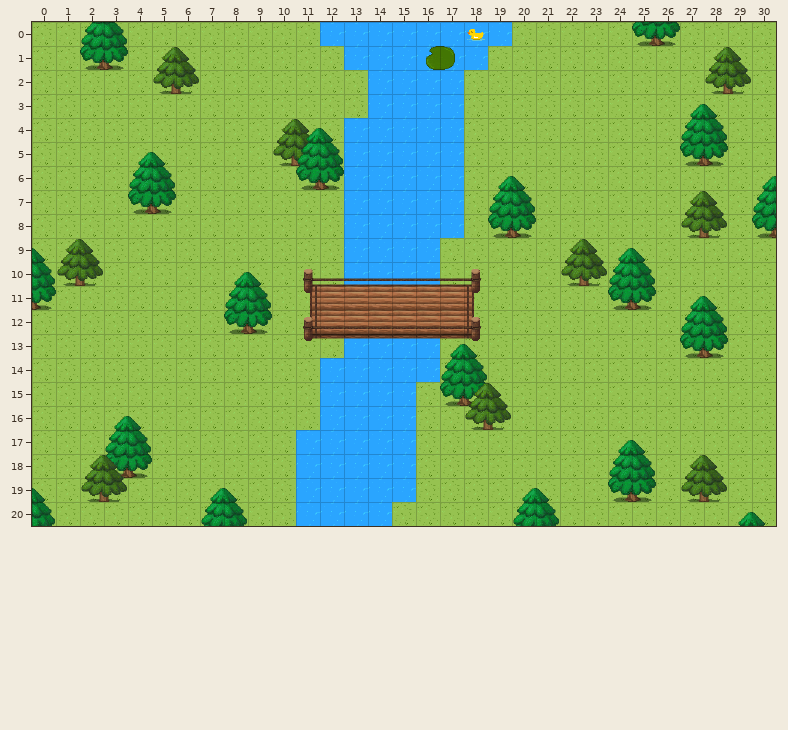
Tiled map (JSON): map.tmj. The picture above was drawn from the file before the commit.
Cells are 32x32 px. Shown: x 0..30, y 0..20.
New version:
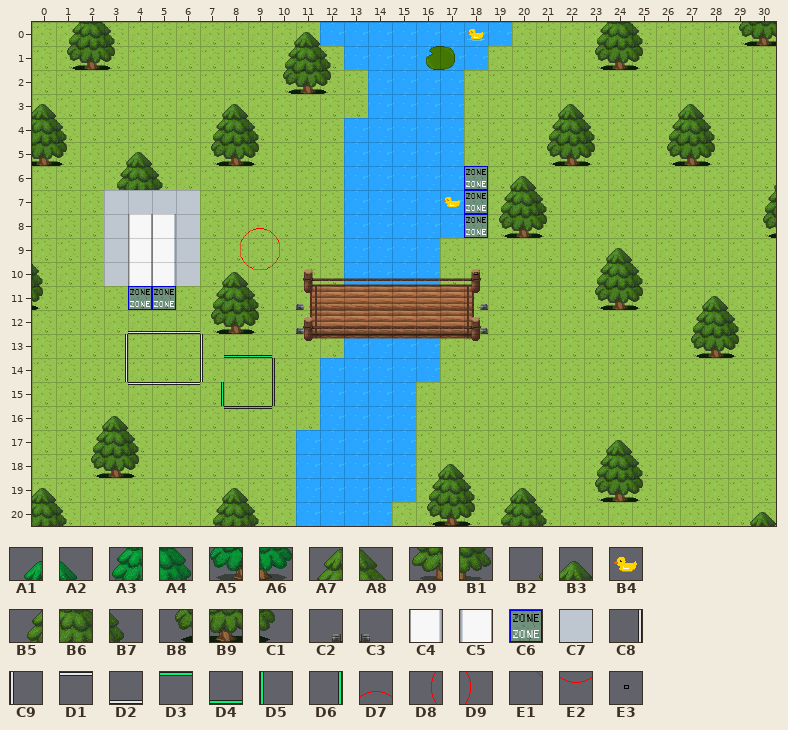
Key: from "WA_Exterior": A1 281, A2 282, A3 306, A4 307, A5 331, A6 332, A7 334, A8 335, A9 359, B1 360; from "WA_Exterior_custom": B2 350, B3 351, B4 366, B5 375, B6 376, B7 377, B8 400, B9 401, C1 402, C2 777, C3 778; from "WA_Room_Builder": C4 808, C5 808 turned 180; from "WA_Special_Zones": C6 7; from "WA_Tables": C7 19; from "WA_User_Interface": C8 142, C9 142 turned 180, D1 142 turned 270, D2 142 turned 90, D3 165, D4 166, D5 167, D6 168; from "anime vinyl test": D7 58, D8 66, D9 68, E1 75, E2 76; from "anime_test": E3 0.
__ is an empty cell, ## one hidden under a higher layer, .. an unchanged one.
Tiles of an added or newly shown layer are drawn over the layers below it.
See-through tiles are keyed as they look on the map.
Edits made:
--- layer "Decors_test/open_door" (now shown)
@@ x 11..18 @@
-11 __ .. .. .. .. .. .. __
-12 __ .. .. .. .. .. .. __
+11 C3 .. .. .. .. .. .. C2
+12 C3 .. .. .. .. .. .. C2
--- layer "Decors_test/Arbre"
@@ x 0..30 @@
- 0 .. .. A3 A4 .. .. .. .. .. .. .. .. .. .. .. .. .. .. .. .. .. .. .. .. .. A5 A6 .. .. __ __
- 1 .. __ A5 A6 .. .. .. .. .. .. .. .. .. .. .. .. .. .. .. .. .. .. .. __ __ __ .. .. .. .. ..
- 2 .. .. .. .. .. .. .. .. .. .. __ __ __ .. .. .. .. .. .. .. .. .. .. .. .. .. .. .. .. .. ..
- 3 .. .. .. .. .. .. .. .. .. .. .. .. .. .. .. .. .. .. .. .. .. .. .. .. .. .. .. A1 A2 .. ..
- 4 .. .. .. .. .. .. .. .. .. .. A7 A8 .. .. .. .. .. .. .. .. .. .. .. .. .. .. .. A3 A4 .. ..
- 5 __ __ .. .. A1 A2 .. __ __ __ A9 B1 .. .. .. .. .. .. .. .. .. __ __ __ .. .. __ A5 A6 .. ..
- 6 .. .. .. .. A3 A4 .. .. .. .. .. .. .. .. .. .. .. .. .. A1 A2 .. .. .. .. .. .. .. .. .. A1
- 7 .. .. .. .. A5 A6 .. .. .. .. .. .. .. .. .. .. .. .. .. A3 A4 .. .. .. .. .. .. .. .. .. A3
- 8 .. .. .. .. .. .. .. .. .. .. .. .. .. .. .. .. .. .. .. A5 A6 __ .. .. .. .. .. .. .. .. A5
- 9 A2 .. .. .. .. .. .. .. .. .. .. .. .. .. .. .. .. .. .. .. .. .. .. .. A1 A2 .. .. .. .. ..
-10 A4 .. .. .. .. .. .. .. A1 A2 .. .. .. .. .. .. .. .. .. .. .. .. .. .. A3 A4 .. .. .. .. ..
-11 A6 .. .. .. .. .. .. .. A3 A4 .. .. .. .. .. .. .. .. .. .. .. .. .. __ A5 A6 .. A1 A2 .. ..
-12 .. .. .. .. .. .. .. __ A5 A6 .. .. .. .. .. .. .. .. .. .. .. .. .. .. .. .. .. A3 A4 .. ..
-13 .. .. .. .. .. .. .. .. .. .. .. .. .. .. .. .. .. A1 A2 .. .. .. .. .. .. .. .. A5 A6 __ ..
-14 .. .. .. .. .. .. .. .. .. .. .. .. .. .. .. .. .. A3 A4 .. .. .. .. .. .. .. .. .. .. .. ..
-15 .. .. .. .. .. .. .. .. .. .. .. .. .. .. .. .. .. A5 A6 .. .. .. .. .. .. .. .. .. .. .. ..
-16 .. .. .. A1 A2 .. .. .. .. .. .. .. .. .. .. .. .. .. .. .. .. .. .. .. .. .. .. .. .. .. ..
-17 .. .. .. A3 A4 .. .. .. .. .. .. .. .. .. .. .. .. .. .. .. .. .. .. .. A1 A2 .. .. .. .. ..
-18 .. .. __ A5 A6 .. .. .. .. .. .. .. .. .. .. .. .. .. .. .. .. .. .. .. A3 A4 .. .. .. .. ..
-19 A2 .. .. .. .. .. .. A1 A2 .. .. .. .. .. .. .. .. .. .. .. A1 A2 .. __ A5 A6 .. .. .. .. ..
-20 A4 .. .. .. .. .. .. A3 A4 .. .. .. .. .. .. .. __ __ __ .. A3 A4 .. .. .. .. .. .. .. A1 A2
+ 0 .. .. __ __ .. .. .. .. .. .. .. .. .. .. .. .. .. .. .. .. .. .. .. .. .. __ __ .. .. B8 B9
+ 1 .. B8 B9 C1 .. .. .. .. .. .. .. .. .. .. .. .. .. .. .. .. .. .. .. B8 B9 C1 .. .. .. .. ..
+ 2 .. .. .. .. .. .. .. .. .. .. B8 B9 C1 .. .. .. .. .. .. .. .. .. .. .. .. .. .. .. .. .. ..
+ 3 .. .. .. .. .. .. .. .. .. .. .. .. .. .. .. .. .. .. .. .. .. .. .. .. .. .. .. __ __ .. ..
+ 4 .. .. .. .. .. .. .. .. .. .. __ __ .. .. .. .. .. .. .. .. .. .. .. .. .. .. .. __ __ .. ..
+ 5 B9 C1 .. .. __ __ .. B8 B9 C1 __ __ .. .. .. .. .. .. .. .. .. B8 B9 C1 .. .. B8 B9 C1 .. ..
+ 6 .. .. .. .. __ __ .. .. .. .. .. .. .. .. .. .. .. .. .. __ __ .. .. .. .. .. .. .. .. .. __
+ 7 .. .. .. .. ## ## .. .. .. .. .. .. .. .. .. .. .. .. .. __ __ .. .. .. .. .. .. .. .. .. __
+ 8 .. .. .. .. .. .. .. .. .. .. .. .. .. .. .. .. .. .. .. B8 B9 C1 .. .. .. .. .. .. .. .. B8
+ 9 __ .. .. .. .. .. .. .. .. .. .. .. .. .. .. .. .. .. .. .. .. .. .. .. __ __ .. .. .. .. ..
+10 __ .. .. .. .. .. .. .. __ __ .. .. .. .. .. .. .. .. .. .. .. .. .. .. __ __ .. .. .. .. ..
+11 C1 .. .. .. .. .. .. .. __ __ .. .. .. .. .. .. .. .. .. .. .. .. .. B8 B9 C1 .. __ __ .. ..
+12 .. .. .. .. .. .. .. B8 B9 C1 .. .. .. .. .. .. .. .. .. .. .. .. .. .. .. .. .. __ __ .. ..
+13 .. .. .. .. .. .. .. .. .. .. .. .. .. .. .. .. .. __ __ .. .. .. .. .. .. .. .. B8 B9 C1 ..
+14 .. .. .. .. .. .. .. .. .. .. .. .. .. .. .. .. .. __ __ .. .. .. .. .. .. .. .. .. .. .. ..
+15 .. .. .. .. .. .. .. .. .. .. .. .. .. .. .. .. .. __ __ .. .. .. .. .. .. .. .. .. .. .. ..
+16 .. .. .. __ __ .. .. .. .. .. .. .. .. .. .. .. .. .. .. .. .. .. .. .. .. .. .. .. .. .. ..
+17 .. .. .. __ __ .. .. .. .. .. .. .. .. .. .. .. .. .. .. .. .. .. .. .. __ __ .. .. .. .. ..
+18 .. .. B8 B9 C1 .. .. .. .. .. .. .. .. .. .. .. .. .. .. .. .. .. .. .. __ __ .. .. .. .. ..
+19 __ .. .. .. .. .. .. __ __ .. .. .. .. .. .. .. .. .. .. .. __ __ .. B8 B9 C1 .. .. .. .. ..
+20 __ .. .. .. .. .. .. __ __ .. .. .. .. .. .. .. B8 B9 C1 .. __ __ .. .. .. .. .. .. .. __ __
--- layer "Arbre_2"
@@ x 0..30 @@
- 0 .. __ __ __ .. .. .. .. .. .. __ __ .. .. .. .. .. .. .. .. .. .. .. __ __ __ .. .. .. .. ..
- 1 .. .. .. .. .. A7 A8 .. .. .. __ __ __ .. .. .. .. .. .. .. .. .. .. .. .. .. .. .. A7 A8 ..
- 2 .. .. .. .. .. A9 B1 .. .. .. .. .. .. .. .. .. .. .. .. .. .. .. .. .. .. .. .. .. A9 B1 ..
- 3 __ .. .. .. .. .. .. __ __ .. .. .. .. .. .. .. .. .. .. .. .. __ __ .. .. .. __ __ .. .. ..
- 4 __ __ .. .. .. .. .. __ __ __ .. A1 A2 .. .. .. .. .. .. .. .. __ __ __ .. .. __ __ __ .. ..
- 5 .. .. .. __ __ .. .. .. .. .. .. A3 A4 .. .. .. .. .. .. .. .. .. .. .. .. .. .. .. .. .. ..
- 6 .. .. .. __ __ __ .. .. .. .. .. A5 A6 .. .. .. .. .. .. __ __ .. .. .. .. .. .. .. .. .. __
- 7 .. .. .. .. .. .. .. .. .. .. .. .. .. .. .. .. .. .. .. __ __ __ .. .. .. .. .. A7 A8 .. __
- 8 .. .. .. .. .. .. .. .. .. .. .. .. .. .. .. .. .. .. .. .. .. .. .. .. .. .. .. A9 B1 .. ..
- 9 .. A7 A8 .. .. .. .. .. .. .. .. .. .. .. .. .. .. .. .. .. .. .. A7 A8 __ .. .. .. .. .. ..
-10 __ A9 B1 .. .. .. .. __ __ .. .. .. .. .. .. .. .. .. .. .. .. .. A9 B1 __ __ .. .. .. .. ..
-11 .. .. .. .. .. .. .. __ __ __ .. .. .. .. .. .. .. .. .. .. .. .. .. .. .. .. .. __ __ .. ..
-12 .. .. .. .. .. .. .. .. .. .. .. .. .. .. .. .. .. .. .. .. .. .. .. .. .. .. .. __ __ __ ..
+ 0 .. B5 B6 B7 .. .. .. .. .. .. B2 B3 .. .. .. .. .. .. .. .. .. .. .. B5 B6 B7 .. .. .. .. ..
+ 1 .. .. .. .. .. __ __ .. .. .. B5 B6 B7 .. .. .. .. .. .. .. .. .. .. .. .. .. .. .. __ __ ..
+ 2 .. .. .. .. .. __ __ .. .. .. .. .. .. .. .. .. .. .. .. .. .. .. .. .. .. .. .. .. __ __ ..
+ 3 B3 .. .. .. .. .. .. B2 B3 .. .. .. .. .. .. .. .. .. .. .. .. B2 B3 .. .. .. B2 B3 .. .. ..
+ 4 B6 B7 .. .. .. .. .. B5 B6 B7 .. __ __ .. .. .. .. .. .. .. .. B5 B6 B7 .. .. B5 B6 B7 .. ..
+ 5 .. .. .. B2 B3 .. .. .. .. .. .. __ __ .. .. .. .. .. .. .. .. .. .. .. .. .. .. .. .. .. ..
+ 6 .. .. .. B5 B6 B7 .. .. .. .. .. __ __ .. .. .. .. .. .. B2 B3 .. .. .. .. .. .. .. .. .. B2
+ 7 .. .. .. .. .. .. .. .. .. .. .. .. .. .. .. .. .. .. .. B5 B6 B7 .. .. .. .. .. __ __ .. B5
+ 8 .. .. .. .. .. .. .. .. .. .. .. .. .. .. .. .. .. .. .. .. .. .. .. .. .. .. .. __ __ .. ..
+ 9 .. __ __ .. .. .. .. .. .. .. .. .. .. .. .. .. .. .. .. .. .. .. __ B2 B3 .. .. .. .. .. ..
+10 B7 __ __ .. .. .. .. B2 B3 .. .. .. .. .. .. .. .. .. .. .. .. .. __ B5 B6 B7 .. .. .. .. ..
+11 .. .. .. .. .. .. .. B5 B6 B7 .. .. .. .. .. .. .. .. .. .. .. .. .. .. .. .. .. B2 B3 .. ..
+12 .. .. .. .. .. .. .. .. .. .. .. .. .. .. .. .. .. .. .. .. .. .. .. .. .. .. .. B5 B6 B7 ..
@@ x 0..30 @@
-15 .. .. .. .. .. .. .. .. .. .. .. .. .. .. .. .. .. .. A7 A8 .. .. .. .. .. .. .. .. .. .. ..
-16 .. .. __ __ .. .. .. .. .. .. .. .. .. .. .. .. .. .. A9 B1 .. .. .. .. .. .. .. .. .. .. ..
-17 .. .. __ __ __ .. .. .. .. .. .. .. .. .. .. .. .. .. .. .. .. .. .. __ __ .. .. .. .. .. ..
-18 .. .. A7 A8 .. .. .. .. .. .. .. .. .. .. .. .. __ __ .. .. .. .. .. __ __ __ .. A7 A8 .. ..
-19 __ .. A9 B1 .. .. .. __ __ .. .. .. .. .. .. .. __ __ __ __ __ .. .. .. .. .. .. A9 B1 .. ..
-20 __ __ .. .. .. .. .. __ __ __ .. .. .. .. .. .. .. .. .. __ __ __ .. .. .. .. .. .. .. __ __
+15 .. .. .. .. .. .. .. .. .. .. .. .. .. .. .. .. .. .. __ __ .. .. .. .. .. .. .. .. .. .. ..
+16 .. .. B2 B3 .. .. .. .. .. .. .. .. .. .. .. .. .. .. __ __ .. .. .. .. .. .. .. .. .. .. ..
+17 .. .. B5 B6 B7 .. .. .. .. .. .. .. .. .. .. .. .. .. .. .. .. .. .. B2 B3 .. .. .. .. .. ..
+18 .. .. __ __ .. .. .. .. .. .. .. .. .. .. .. .. B2 B3 .. .. .. .. .. B5 B6 B7 .. __ __ .. ..
+19 B3 .. __ __ .. .. .. B2 B3 .. .. .. .. .. .. .. B5 B6 B7 B2 B3 .. .. .. .. .. .. __ __ .. ..
+20 B6 B7 .. .. .. .. .. B5 B6 B7 .. .. .. .. .. .. .. .. .. B5 B6 B7 .. .. .. .. .. .. .. B2 B3
--- layer "Anim" (added)
@@ x 18..18 @@
-10 __
+10 E3
--- layer "PNJ/PNJ_Anim" (added)
@@ x 17..17 @@
- 7 __
+ 7 B4
--- layer "PNJ/PNJ_Trigger" (added)
@@ x 18..18 @@
- 6 __
- 7 __
- 8 __
+ 6 C6
+ 7 C6
+ 8 C6
@@ x 3..10 @@
-12 .. __ __ __ .. .. .. ..
-13 __ .. .. .. __ __ __ ..
-14 __ .. .. .. __ .. .. __
-15 .. __ __ __ __ .. .. __
-16 .. .. .. .. .. __ __ ..
+12 .. D2 D2 D2 .. .. .. ..
+13 C8 .. .. .. C9 D4 D4 ..
+14 C8 .. .. .. C9 .. .. D5
+15 .. D1 D1 D1 D6 .. .. D5
+16 .. .. .. .. .. D3 D3 ..
--- layer "Ascenseur/Porteascen_ferme" (added)
@@ x 4..5 @@
- 8 __ __
- 9 __ __
-10 __ __
+ 8 C5 C4
+ 9 C5 C4
+10 C5 C4
--- layer "Ascenseur/doorstepascen" (added)
@@ x 4..5 @@
-11 __ __
+11 C6 C6
--- layer "Ascenseur/Cage" (added)
@@ x 3..10 @@
- 7 __ __ __ __ .. .. .. ..
- 8 __ .. .. __ .. .. __ ..
- 9 __ .. .. __ .. __ .. __
-10 __ .. .. __ .. __ __ ..
+ 7 C7 C7 C7 C7 .. .. .. ..
+ 8 C7 .. .. C7 .. .. D7 ..
+ 9 C7 .. .. C7 .. D8 .. D9
+10 C7 .. .. C7 .. E1 E2 ..
